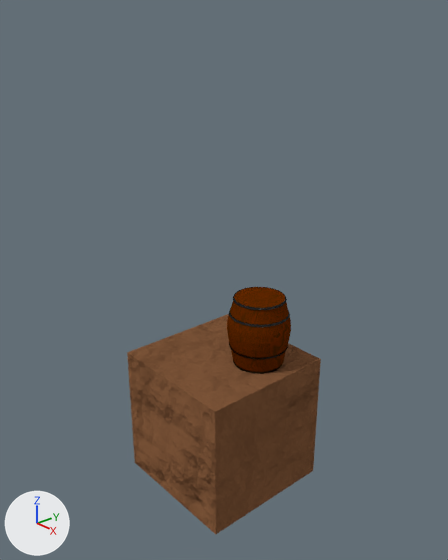
Renders of the Blender file Assets/Models/Floor/b_Floor.blend from each side of a commit.
Camera for both pictures: a camera (50 mm lens) standing at (6.01, -5.21, 4.5) and looking at (0.02, 0.0, 1.2). The lights are fixed; the arrows at lower left show +X, +Y and +Z.

The first picture shows 'Cylinder', 'Floor_basic'.
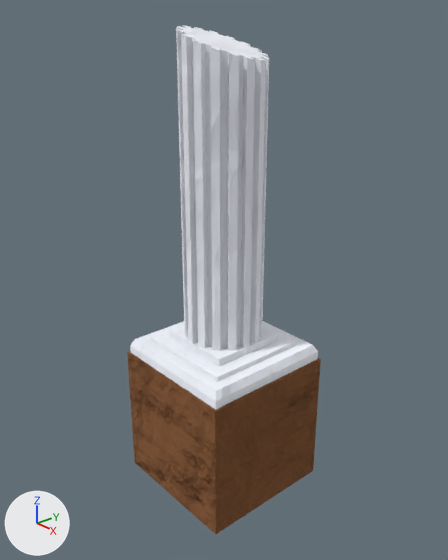
Changed parts and their boxes [x1, y1, x2, y2] in the pictures (448 x 560 px):
'Obstacle_1', shown: after [130, 26, 318, 410]
'Cylinder', deleted: before [227, 287, 291, 374]
    faces in mat_maderita_barril: [227, 287, 291, 372]
    faces in mat_metal_1: [229, 287, 290, 374]

The change in detail:
Object 'Cylinder' (ob_cylinder) is deleted.
Object 'Obstacle_1' (ob_obstacle_1) is now shown.
